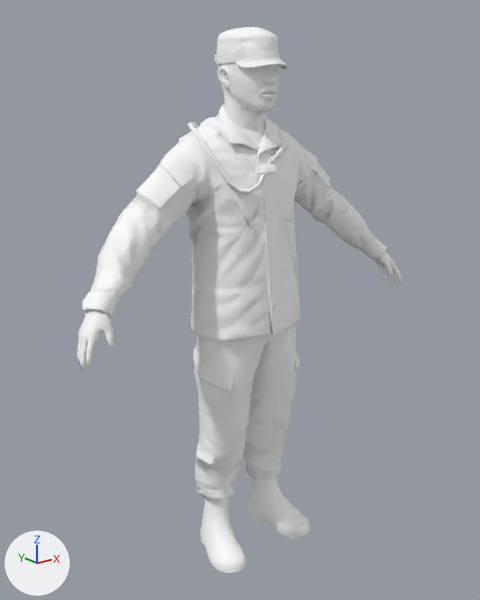
Before and after pictures for a commit that changed the glTF model assets/characters/military_male_02.glb.
Both versions are drawn from a 50 mm lens placed at (-1.383, -1.711, 1.623), pointed at (0.006, 0.026, 0.928). The lights are fixed; the arrows at lower left show +X, +Y and +Z. The picture after the commit comes second. Where no turn or scale is listed for an object, it has been applied to the vertices.

The scene before the commit, as lines of its bpy script (objects in view):
```python
ob_military_male_02_mesh = bpy.data.objects.new('Military_Male_02_mesh', me_military_male_02)
ob_military_male_02_mesh.location = (0.0, 0.0, 0.899)
```
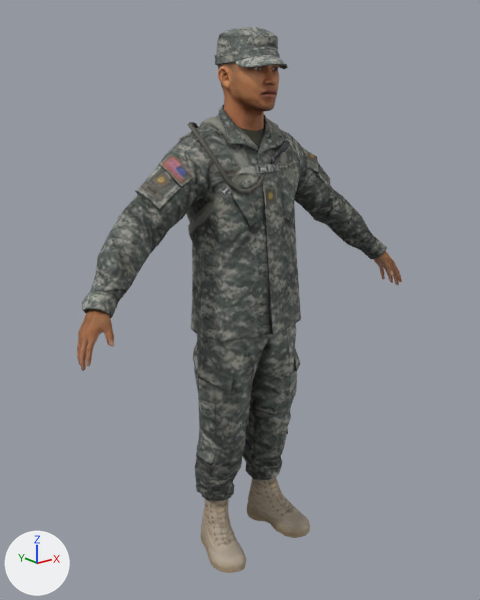
Where the change shows, as pixel boxes [x1, y1, x2, y2] in the pictures (480 x 600 px):
```json
{"object": "Military_Male_02_mesh", "change": "surface changed", "before": [77, 27, 402, 573], "after": [77, 27, 402, 573], "on screen": "white to grey"}
```

The change, as JSON lines over the scene's bpy script:
```json
{"op": "add", "block": "img_sm024_head_color_acu", "code": ["img_sm024_head_color_acu = load_image('sm024_head_color_acu', '_unpacked/sm024_head_color_acu', 512, 512, 'sRGB')"]}
{"op": "add", "block": "img_sm024_body_color_acu", "code": ["img_sm024_body_color_acu = load_image('sm024_body_color_acu', '_unpacked/sm024_body_color_acu', 512, 512, 'sRGB')"]}
{"block": "mat_sm024_body", "where": "n0 = _N.new('ShaderNodeBsdfPrincipled'); n0.name = 'Principled BSDF'"}
{"op": "remove", "block": "mat_sm024_body", "code": "n0.inputs[0].default_value = (1.0, 1.0, 1.0, 1.0)  # 'Base Color', white #ffffff"}
{"op": "add", "block": "mat_sm024_body", "code": "n3 = _N.new('ShaderNodeTexImage'); n3.name = 'Image Texture'"}
{"op": "add", "block": "mat_sm024_body", "code": "n3.image = img_sm024_body_color_acu"}
{"op": "remove", "block": "mat_sm024_body", "code": "n3 = _N.new('ShaderNodeTexImage'); n3.name = 'Image Texture'"}
{"op": "remove", "block": "mat_sm024_body", "code": "n3.image = img_sm024_body_normal"}
{"op": "add", "block": "mat_sm024_body", "code": "n4 = _N.new('ShaderNodeTexImage'); n4.name = 'Image Texture.001'"}
{"op": "add", "block": "mat_sm024_body", "code": "n4.image = img_sm024_body_normal"}
{"block": "mat_sm024_body", "where": "n2 = _N.new('ShaderNodeNormalMap'); n2.name = 'Normal Map'"}
{"op": "remove", "block": "mat_sm024_body", "code": "_L.new(n3.outputs[0], n2.inputs[1])  # 'Color' to 'Color'"}
{"op": "add", "block": "mat_sm024_body", "code": "_L.new(n3.outputs[0], n0.inputs[0])  # 'Color' to 'Base Color'"}
{"op": "add", "block": "mat_sm024_body", "code": "_L.new(n4.outputs[0], n2.inputs[1])  # 'Color' to 'Color'"}
{"block": "mat_sm024_head", "where": "n0 = _N.new('ShaderNodeBsdfPrincipled'); n0.name = 'Principled BSDF'"}
{"op": "remove", "block": "mat_sm024_head", "code": "n0.inputs[0].default_value = (1.0, 1.0, 1.0, 1.0)  # 'Base Color', white #ffffff"}
{"op": "add", "block": "mat_sm024_head", "code": "n3 = _N.new('ShaderNodeTexImage'); n3.name = 'Image Texture'"}
{"op": "add", "block": "mat_sm024_head", "code": "n3.image = img_sm024_head_color_acu"}
{"op": "remove", "block": "mat_sm024_head", "code": "n3 = _N.new('ShaderNodeTexImage'); n3.name = 'Image Texture'"}
{"op": "remove", "block": "mat_sm024_head", "code": "n3.image = img_sm024_head_normal"}
{"op": "add", "block": "mat_sm024_head", "code": "n4 = _N.new('ShaderNodeTexImage'); n4.name = 'Image Texture.001'"}
{"op": "add", "block": "mat_sm024_head", "code": "n4.image = img_sm024_head_normal"}
{"block": "mat_sm024_head", "where": "n2 = _N.new('ShaderNodeNormalMap'); n2.name = 'Normal Map'"}
{"op": "remove", "block": "mat_sm024_head", "code": "_L.new(n3.outputs[0], n2.inputs[1])  # 'Color' to 'Color'"}
{"op": "add", "block": "mat_sm024_head", "code": "_L.new(n3.outputs[0], n0.inputs[0])  # 'Color' to 'Base Color'"}
{"op": "add", "block": "mat_sm024_head", "code": "_L.new(n4.outputs[0], n2.inputs[1])  # 'Color' to 'Color'"}
```
